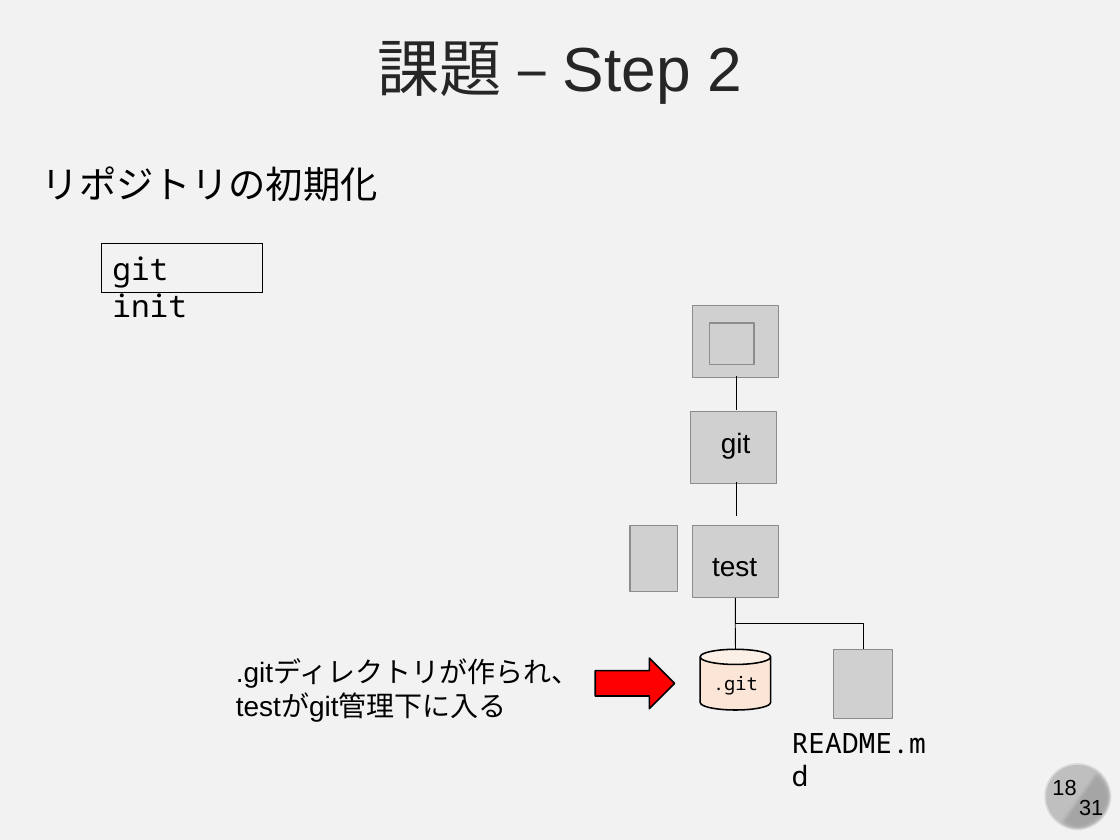
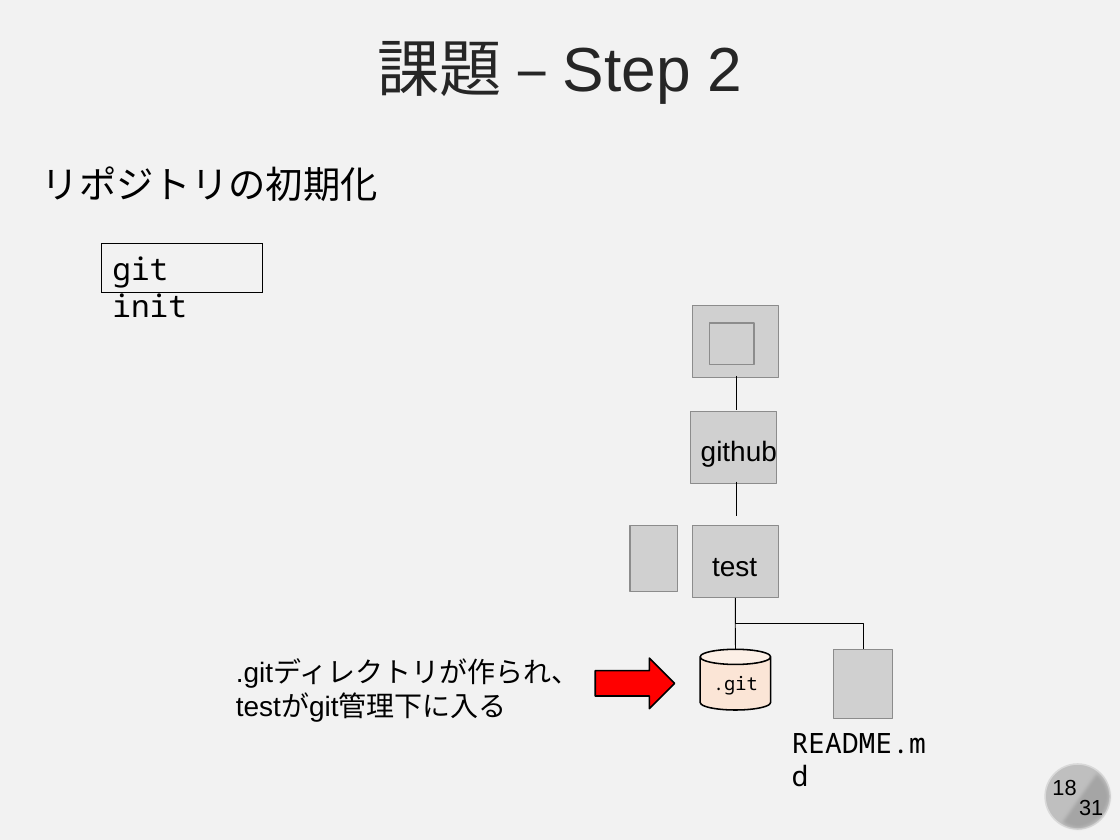
Before and after one commit to kaityo256/github, a slide deck: slide 18 of practice_basic/fig/slide.pptx. Drawn at 1120x840 pixels with LibreOffice and Linux fonts; fonts in the diff are those of the drawing; grey boxes stand for pictures. Boxes give left, top, right and bottom in pixels: in the first picture for what was removed or moved away, otherwise in the second. Text is boxed around its words. In the diff, an @@ line names an element or a change of style, - is before the commit and + after.

```diff
--- a/practice_basic/fig/slide.pptx
+++ b/practice_basic/fig/slide.pptx
@@ text at [701, 439, 777, 466]: text changed @@
-git
+github
```
Also in this commit, not shown: 2 other slides changed.
